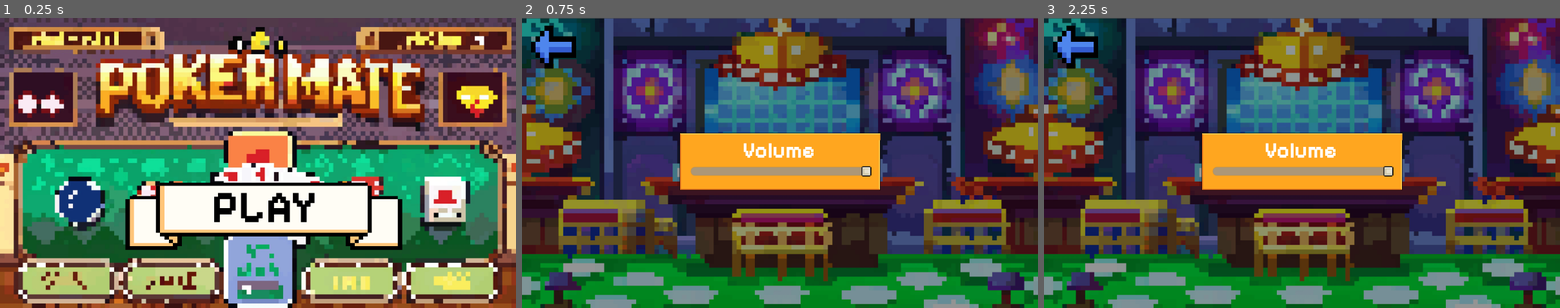
Above: before the commit, frames 1-3 (left to right).
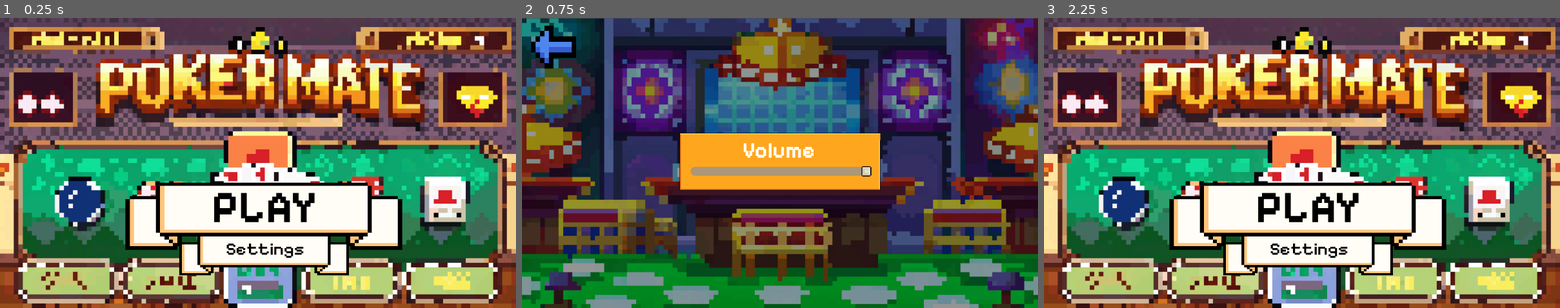
Above: after the commit, the same moments.

Repository: cesardarizaleta/pokermate
Game: Godot game, scene res://scenes/main_menu.tscn
Same seed, same stepped clock (60 frames per second), same inputs: the game is played once before the commit and once after it.
Inputs (mouse positions are in pixels of both pictures, inside the frame that each line leads up to):
- Up to frame 1 (0.25 s): no input
- Up to frame 2 (0.75 s): click "PLAY" (after the commit: "Settings") at 0.5 s
- Up to frame 3 (2.25 s): click (1074, 47) at 1.25 s; click "PLAY" at 2 s

The runs differ from the first frame. In frame 1, 3.6% of the frame differs, in the area x 34-68%, y 75-89%; in frame 2, nothing differs; in frame 3, 98%, in the area x 0-100%, y 0-100%.

Commit message:
Agregando Boton de Configuracion

Diff:
--- a/scenes/main_menu.tscn
+++ b/scenes/main_menu.tscn
@@ -6,6 +6,7 @@
 [ext_resource type="Texture2D" uid="uid://v70m00joeh1x" path="res://assets/menu/flagPlayBTN.png" id="5_8hwwa"]
 [ext_resource type="Texture2D" uid="uid://cfg26apmvs558" path="res://assets/options/Spritesheet_UI_Flat.png" id="5_eay66"]
 [ext_resource type="FontFile" uid="uid://c872866xxfxjv" path="res://fonts/Pixelify_Sans/static/PixelifySans-Bold.ttf" id="6_8mj2d"]
+[ext_resource type="FontFile" uid="uid://bldbdjg8a7lvb" path="res://fonts/Pixelify_Sans/static/PixelifySans-Medium.ttf" id="7_1jxq4"]
 
 [sub_resource type="TileSetAtlasSource" id="TileSetAtlasSource_2xqbo"]
 texture = ExtResource("5_eay66")
@@ -472,7 +473,7 @@
 [node name="TileMapLayer" type="TileMapLayer" parent="."]
 tile_set = SubResource("TileSet_qrxj8")
 
-[node name="TextureButton" type="TextureButton" parent="."]
+[node name="PlayButton" type="TextureButton" parent="."]
 texture_filter = 1
 layout_mode = 0
 offset_left = 280.0
@@ -482,7 +483,7 @@
 texture_normal = ExtResource("5_8hwwa")
 stretch_mode = 0
 
-[node name="VolumeLabel" type="Label" parent="TextureButton"]
+[node name="PlayLabel" type="Label" parent="PlayButton"]
 layout_mode = 1
 anchors_preset = -1
 anchor_left = 0.5
@@ -501,4 +502,32 @@
 text = "PLAY"
 uppercase = true
 
-[connection signal="pressed" from="TextureButton" to="." method="_on_texture_button_pressed"]
+[node name="Settings" type="TextureButton" parent="."]
+texture_filter = 1
+layout_mode = 0
+offset_left = 400.0
+offset_top = 483.0
+offset_right = 779.0
+offset_bottom = 575.0
+texture_normal = ExtResource("5_8hwwa")
+stretch_mode = 0
+
+[node name="PlayLabel" type="Label" parent="Settings"]
+layout_mode = 1
+anchors_preset = -1
+anchor_left = 0.5
+anchor_top = 0.5
+anchor_right = 0.5
+anchor_bottom = 0.5
+offset_left = -84.5
+offset_top = -37.0
+offset_right = 89.5
+offset_bottom = 23.0
+grow_horizontal = 2
+grow_vertical = 2
+theme_override_colors/font_color = Color(0, 0, 0, 1)
+theme_override_fonts/font = ExtResource("7_1jxq4")
+theme_override_font_sizes/font_size = 40
+text = "Settings"
+
+[connection signal="pressed" from="Settings" to="." method="_on_texture_button_pressed"]
Not shown: 1 places in scenes/main_menu.tscn that only renumber resources
